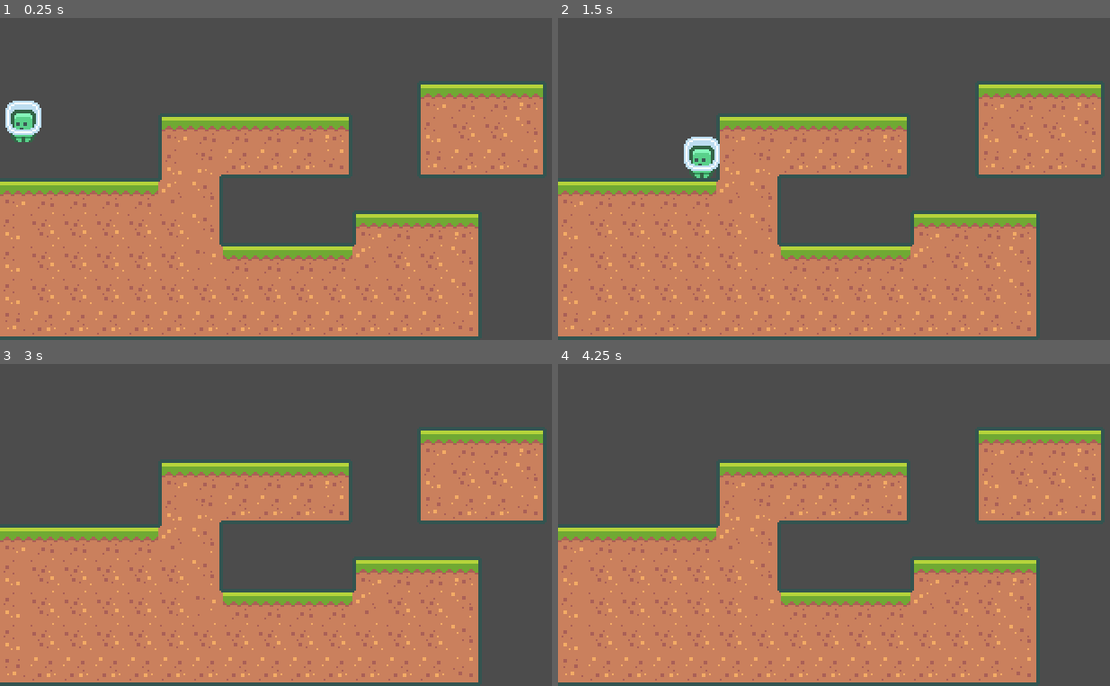
Above: before the commit, frames 1-4 (two rows, left to right).
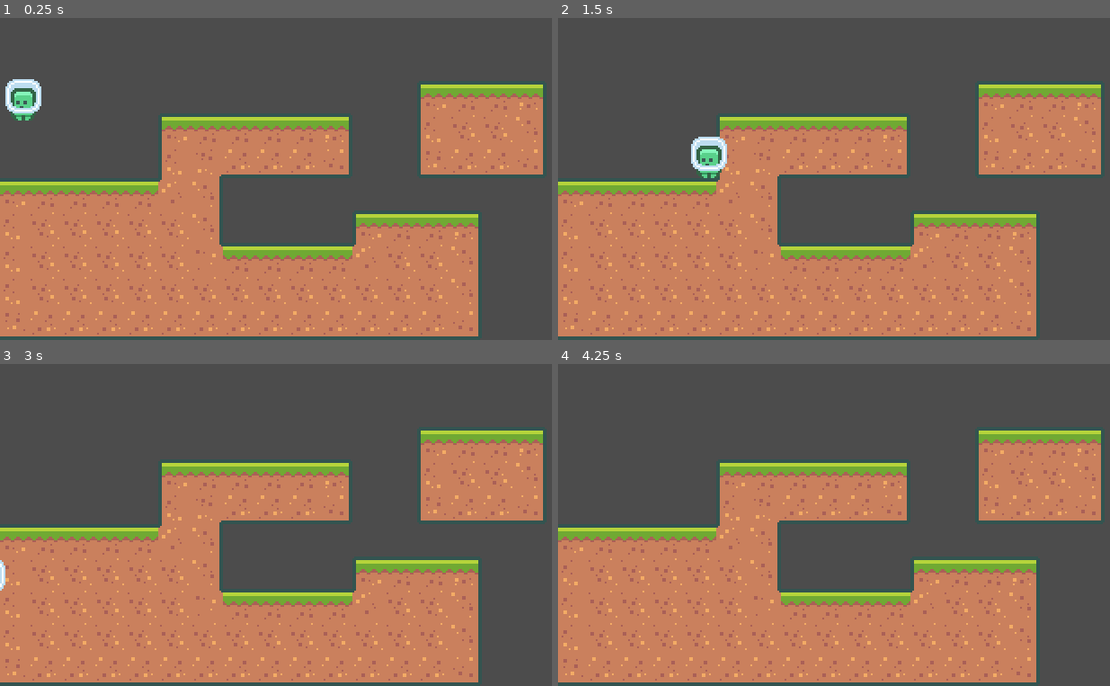
Above: after the commit, the same moments.

Repository: edivancamargo/2DPlatformerUdemy
Game: Godot game, scene res://scenes/Main.tscn
Same seed, same stepped clock (60 frames per second), same inputs: the game is played once before the commit and once after it.
Inputs:
- Up to frame 1 (0.25 s): no input
- Up to frame 2 (1.5 s): hold Right (move_right) from 0.53 s (still down); tap Space (jump) at 0.77 s
- Up to frame 3 (3 s): tap Space (jump) at 1.52 s; release Right (move_right) at 2.03 s; hold Left (move_left) 2.03-2.78 s; hold Right (move_right) from 2.78 s (still down)
- Up to frame 4 (4.25 s): keep holding Right (move_right); tap Space (jump) at 3.02, 3.77 s; tap Enter at 3.5 s

The runs differ from the first frame. In frame 1, 1.0% of the frame differs, in the area x 0-8%, y 18-39%; in frame 2, 0.6%; in frame 3, less than 0.1%; in frame 4, nothing differs.

Commit message:
Player's origin point is player's feet.

Diff:
--- a/scenes/Player.tscn
+++ b/scenes/Player.tscn
@@ -3,16 +3,16 @@
 [ext_resource path="res://assets/player/character_0000.png" type="Texture" id=1]
 [ext_resource path="res://scenes/Player.gd" type="Script" id=2]
 
-[sub_resource type="CapsuleShape2D" id=1]
-radius = 8.0
-height = 0.0
+[sub_resource type="RectangleShape2D" id=1]
+extents = Vector2( 4, 8 )
 
 [node name="Player" type="KinematicBody2D"]
 script = ExtResource( 2 )
 
 [node name="Sprite" type="Sprite" parent="."]
+position = Vector2( 0, -12 )
 texture = ExtResource( 1 )
 
 [node name="CollisionShape2D" type="CollisionShape2D" parent="."]
-position = Vector2( 0, 4 )
+position = Vector2( 0, -8 )
 shape = SubResource( 1 )
